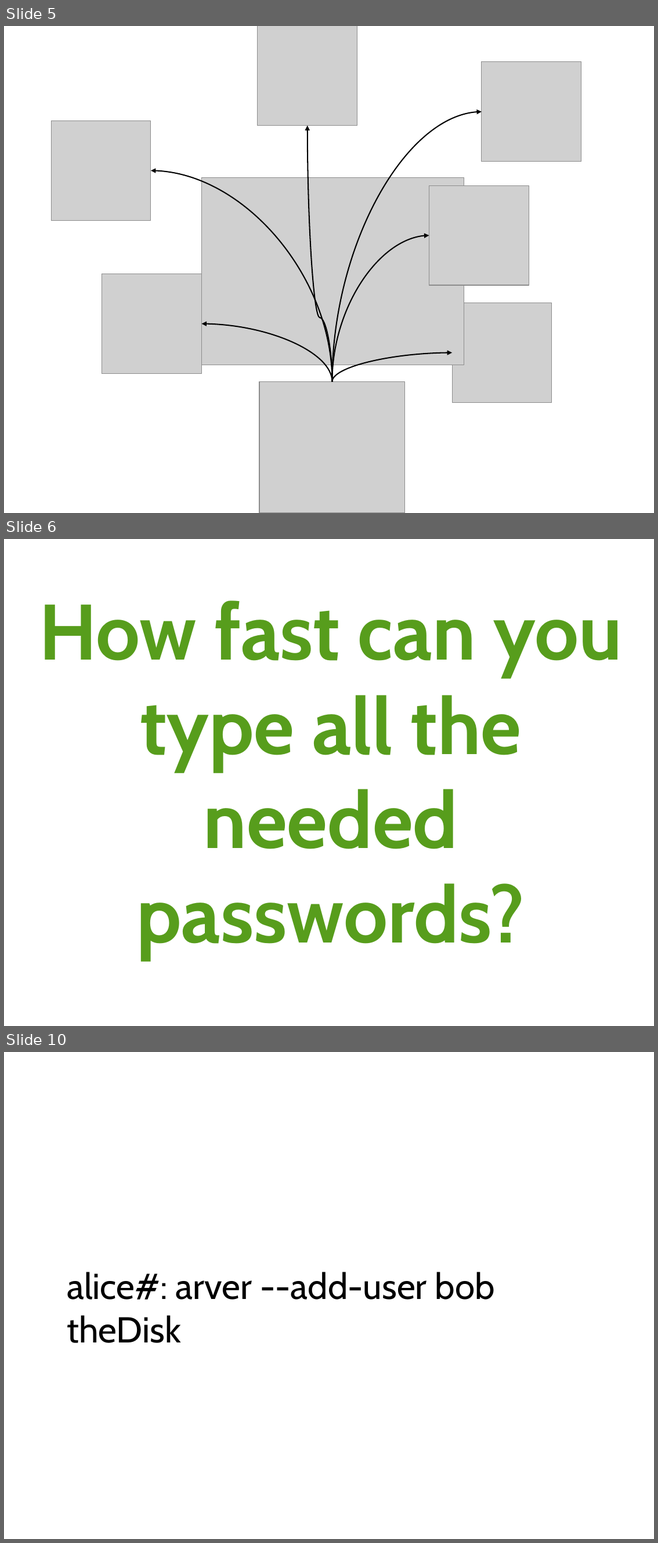
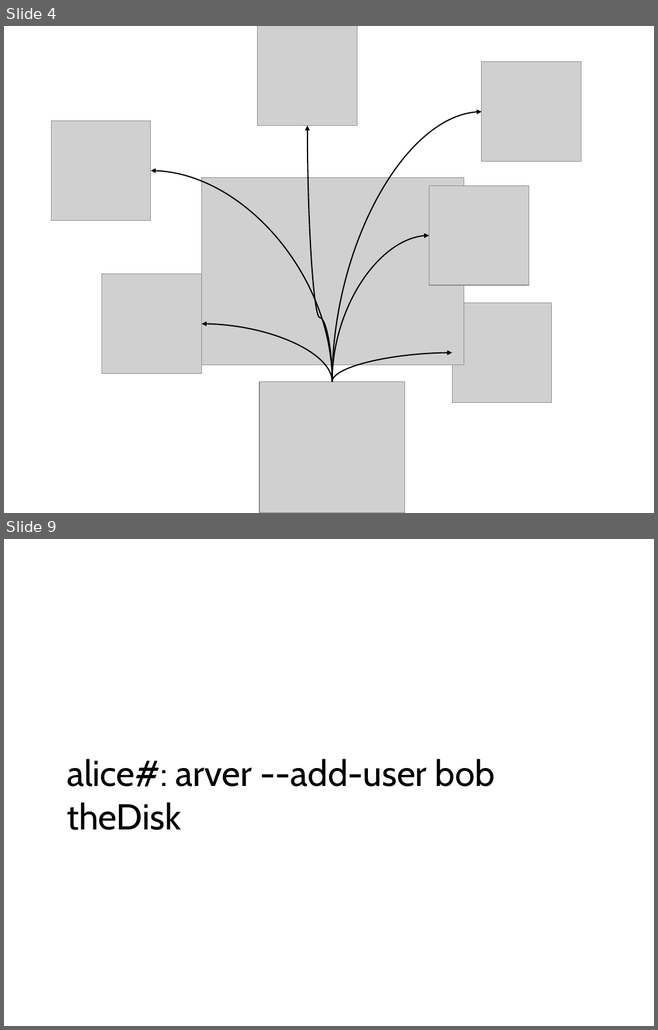
Before and after one commit to arver/arver, a slide deck: presentation/28c3.odp. Shown one above the other, each under a label of ours: slides 5, 6 and 10 before the commit, slides 4 and 9 after it; the slides between them are not shown. The pictures are 658x1543 and 658x1030 pixels, drawn with LibreOffice and Linux fonts; fonts in the diff are those of the drawing; grey boxes stand for pictures. Boxes give left, top, right and bottom in pixels: in the first picture for what was removed or moved away, otherwise in the second. Text is boxed around its words. In the diff, an @@ line names an element or a change of style, - is before the commit and + after.

```diff
--- a/presentation/28c3.odp
+++ b/presentation/28c3.odp
@@ slide 6 removed at <box>4,539,654,1026</box>, background #FFFFFF @@
@@ title removed at <box>39,600,622,960</box> @@
-How fast can you type all the needed passwords?
@@ what was slide 5 is now slide 4 @@
@@ what was slide 10 is now slide 9 @@
```
Also in this commit, not shown: 9 slides changed, 4 slides added, 2 other slides removed, 1 other file.
